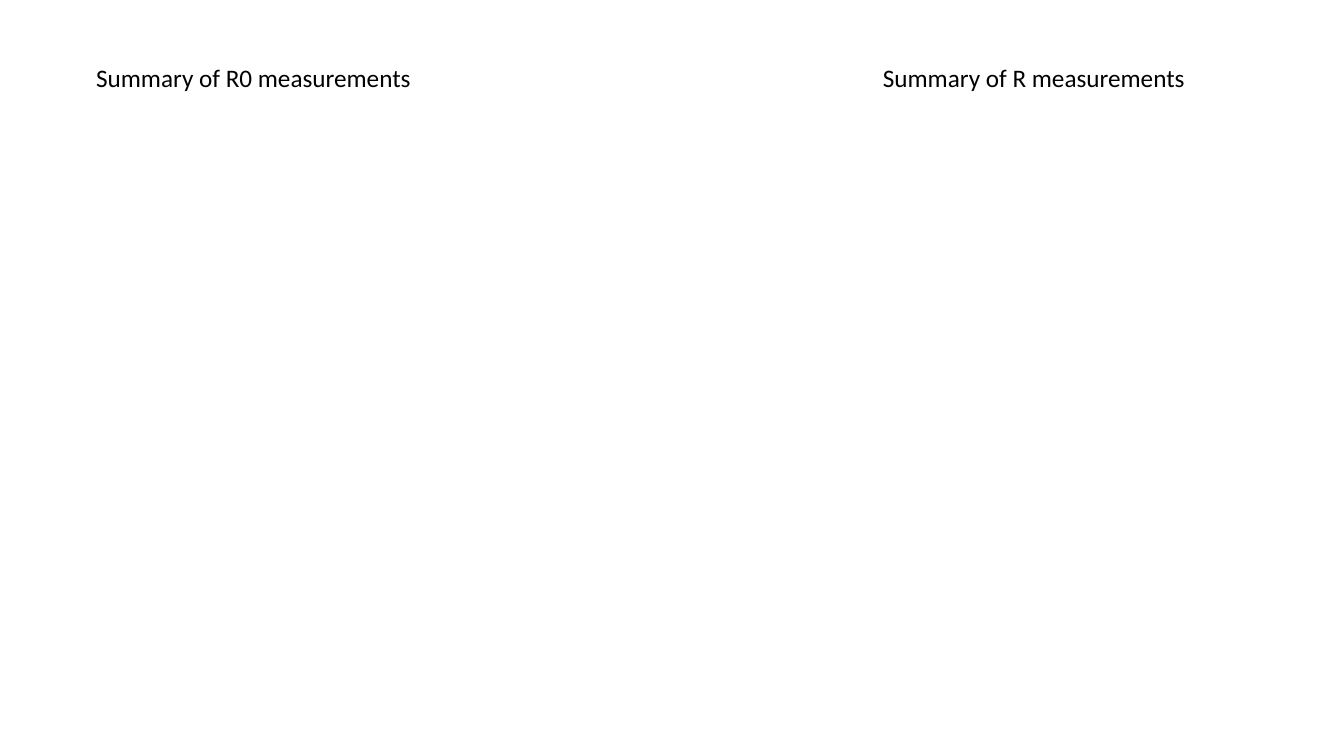
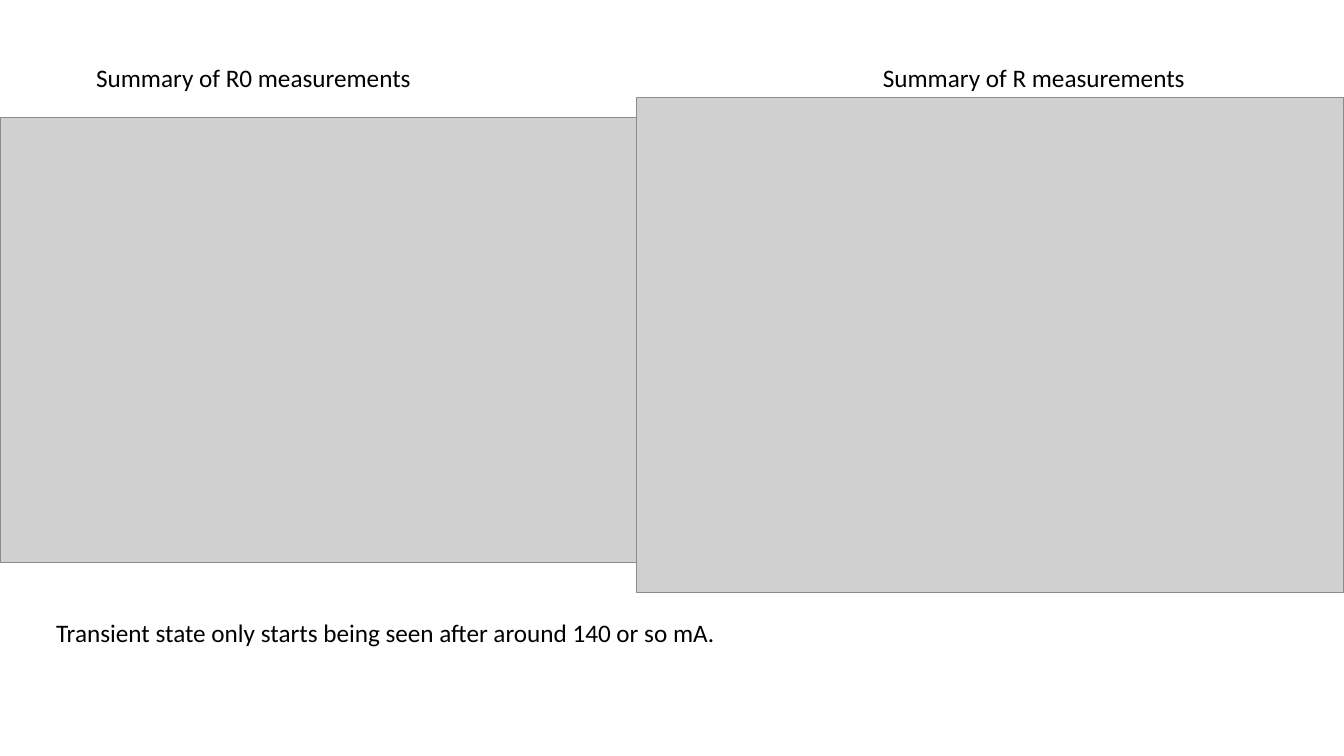
Before and after one commit to navarrof/Emissivity_Stuff, a slide deck: slide 4 of Summary Results Emissivity.pptx (slide 3 before the commit). Drawn at 1344x756 pixels with LibreOffice and Linux fonts; fonts in the diff are those of the drawing; grey boxes stand for pictures. Boxes give left, top, right and bottom in pixels: in the first picture for what was removed or moved away, otherwise in the second. Text is boxed around its words. In the diff, an @@ line names an element or a change of style, - is before the commit and + after.

```diff
--- a/Summary Results Emissivity.pptx
+++ b/Summary Results Emissivity.pptx
@@ picture added at (1, 117, 637, 562) @@
@@ picture added at (637, 98, 1344, 593) @@
@@ text added at (56, 624, 714, 647), 18 pt, text #000000 @@
+Transient state only starts being seen after around 140 or so mA.
```
Also in this commit, not shown: 1 other slide changed, 3 slides added, 57 other files.
